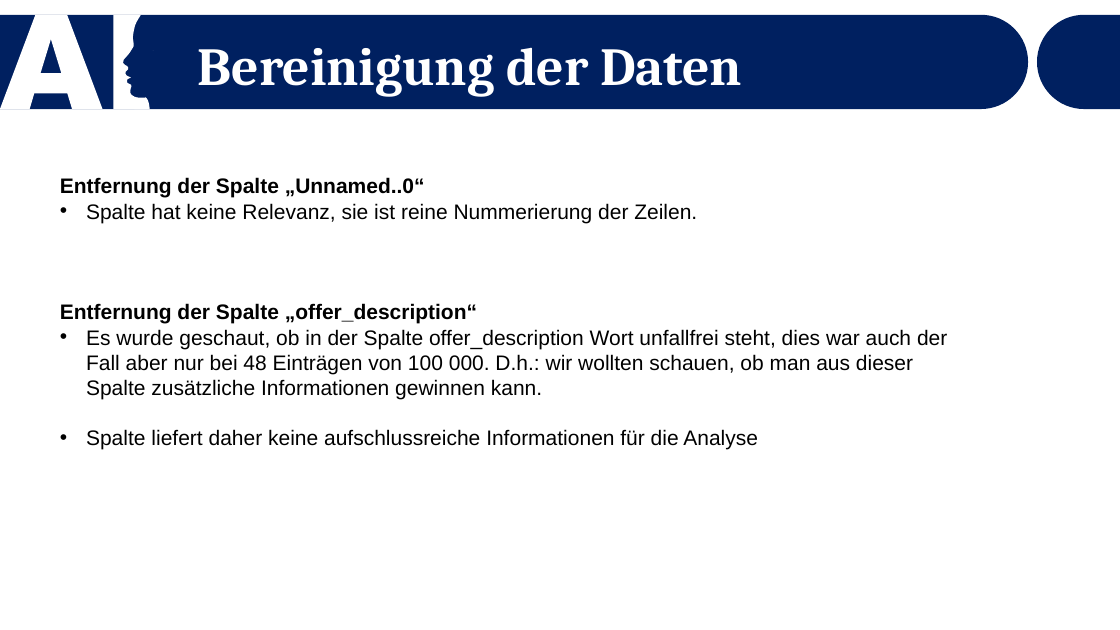
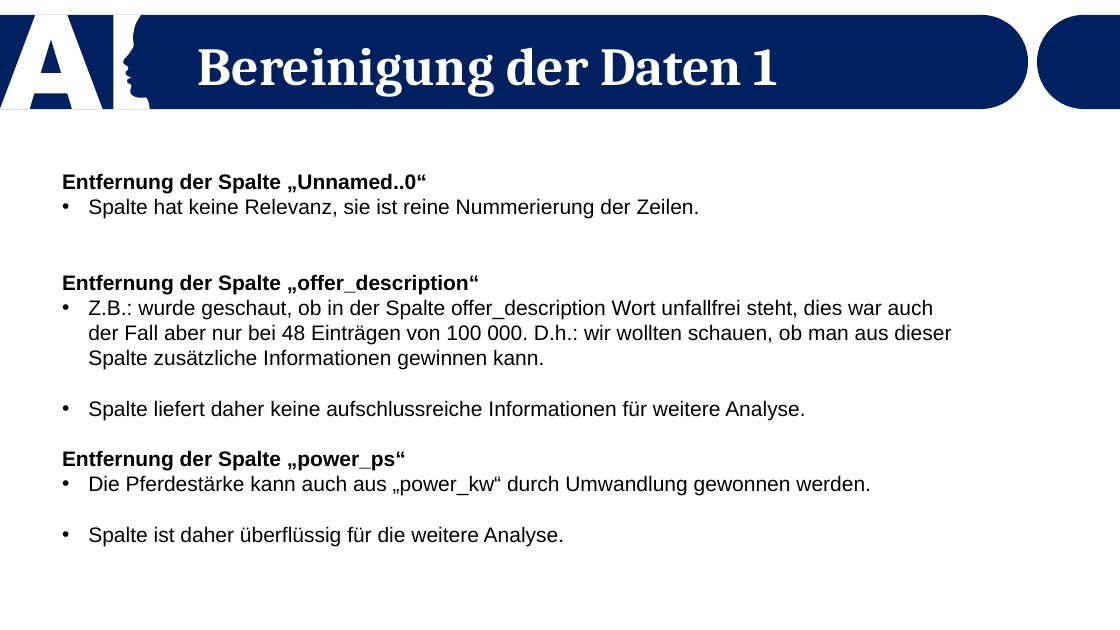
Before and after one commit to Dewin154/Projekt_Machine_Learning, a slide deck: slide 4 of Präsentation_Vorlage.pptx (slide 5 before the commit). Drawn at 1120x630 pixels with LibreOffice and Linux fonts; fonts in the diff are those of the drawing. Boxes give left, top, right and bottom in pixels: in the first picture for what was removed or moved away, otherwise in the second. Text is boxed around its words. In the diff, an @@ line names an element or a change of style, - is before the commit and + after.

Commit message:
Weitere Bereinigung

```diff
--- a/Präsentation_Vorlage.pptx
+++ b/Präsentation_Vorlage.pptx
@@ text at [198, 47, 779, 97]: text changed @@
-Bereinigung der Daten
+Bereinigung der Daten 1
@@ text at [62, 299, 951, 546]: text changed @@
-• Es wurde geschaut, ob in der Spalte offer_description Wort unfallfrei steht, dies war auch der Fall aber nur bei 48 Einträgen von 100 000. D.h.: wir wollten schauen, ob man aus dieser Spalte zusätzliche Informationen gewinnen kann.
-• Spalte liefert daher keine aufschlussreiche Informationen für die Analyse
+• Z.B.: wurde geschaut, ob in der Spalte offer_description Wort unfallfrei steht, dies war auch der Fall aber nur bei 48 Einträgen von 100 000. D.h.: wir wollten schauen, ob man aus dieser Spalte zusätzliche Informationen gewinnen kann.
+• Spalte liefert daher keine aufschlussreiche Informationen für weitere Analyse.
+Entfernung der Spalte „power_ps“
+• Die Pferdestärke kann auch aus „power_kw“ durch Umwandlung gewonnen werden.
+• Spalte ist daher überflüssig für die weitere Analyse.
```
Also in this commit, not shown: 1 other slide changed, 1 slide added, 1 other file.
